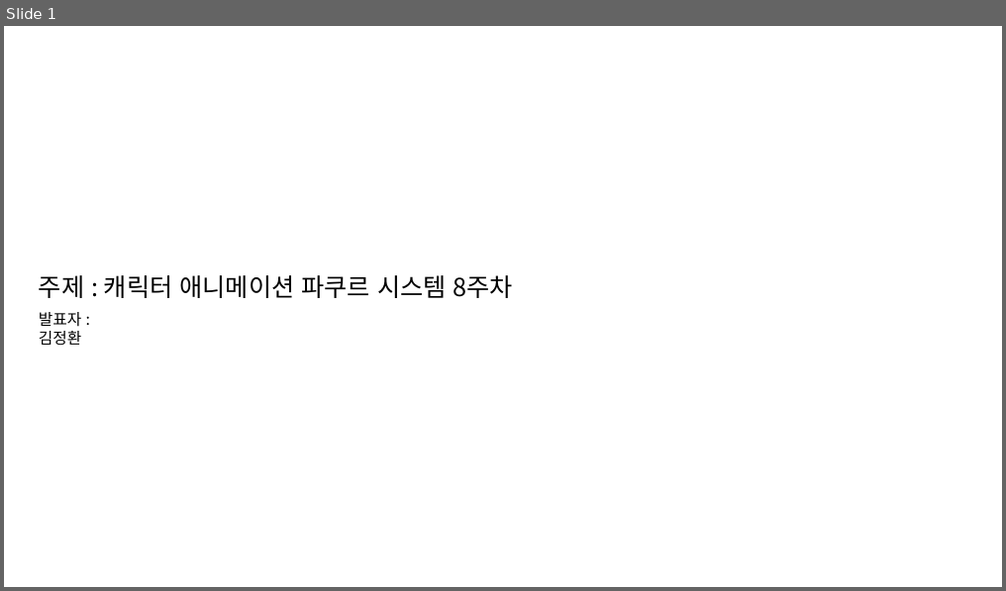
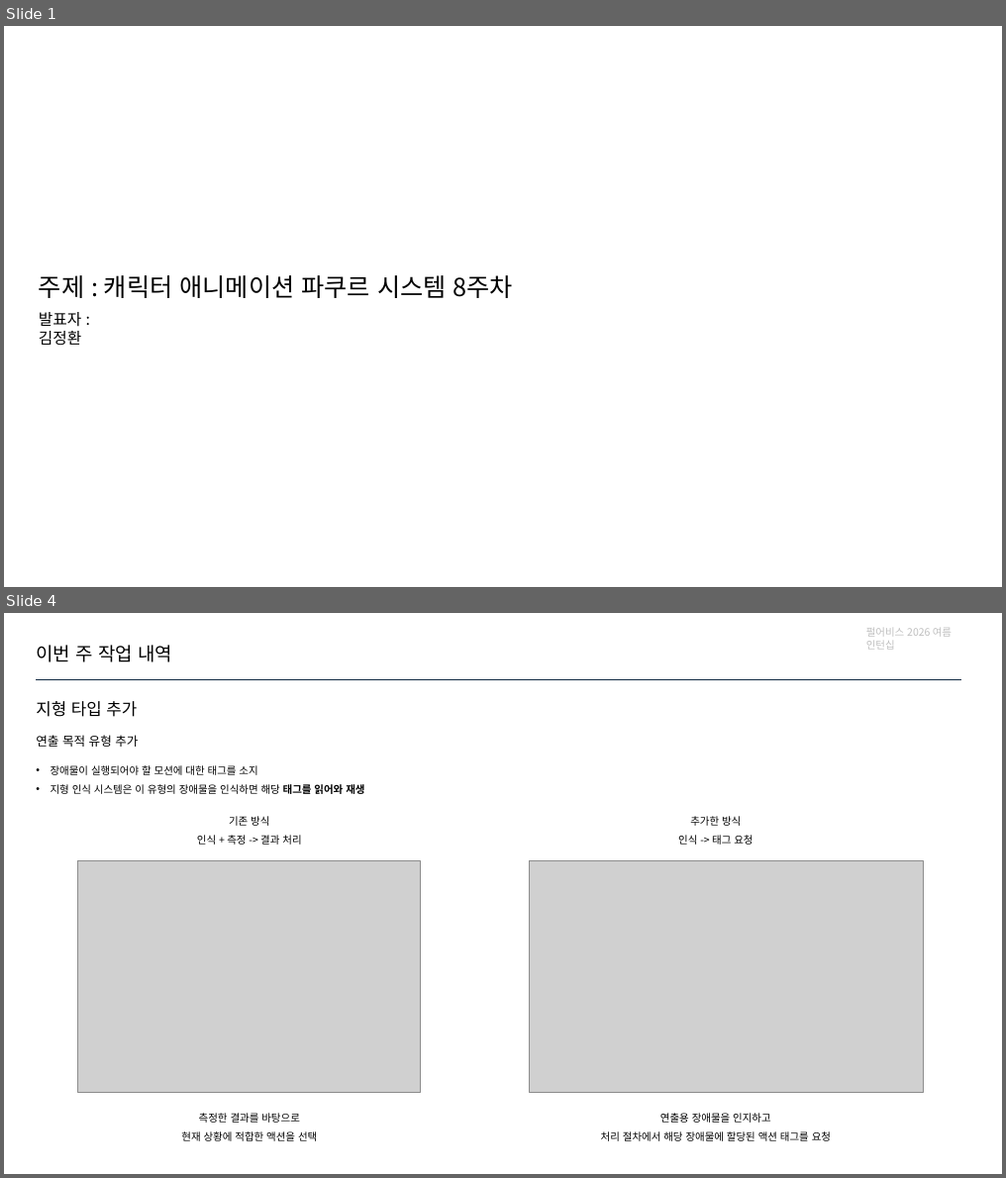
Before and after one commit to jhk0701/PA26-Character-Animation-Parkour, a slide deck: PPT/week8.pptx. Shown one above the other, each under a label of ours: slide 1 before the commit, slides 1 and 4 after it; the slides between them are not shown. The pictures are 1006x591 and 1006x1178 pixels, drawn with LibreOffice and Linux fonts; fonts in the diff are those of the drawing; grey boxes stand for pictures. Boxes give left, top, right and bottom in pixels: in the first picture for what was removed or moved away, otherwise in the second. Text is boxed around its words. In the diff, an @@ line names an element or a change of style, - is before the commit and + after.

Commit message:
Update: 액션 추가

```diff
--- a/PPT/week8.pptx
+++ b/PPT/week8.pptx
@@ slide 4 added at [4, 613, 1002, 1174], background #FFFFFF @@
@@ text added at [866, 628, 951, 650], 10 pt, text #BFBFBF @@
+펄어비스 2026 여름 인턴십
@@ text added at [36, 645, 172, 663], 18 pt, text #000000 @@
+이번 주 작업 내역
@@ text added at [36, 701, 137, 717], 16 pt, text #000000 @@
+지형 타입 추가
@@ line added from (36, 680) to (961, 680), #0E2841 1.5 pt @@
@@ text added at [36, 735, 138, 747], 12 pt, text #000000 @@
+연출 목적 유형 추가
@@ text added at [51, 765, 364, 794], 10 pt, text #000000 @@
+• 장애물이 실행되어야 할 모션에 대한 태그를 소지
+• 지형 인식 시스템은 이 유형의 장애물을 인식하면 해당 태그를 읽어와 재생
@@ text added at [197, 816, 301, 845], 10 pt, text #000000 @@
+기존 방식
+인식 + 측정 -> 결과 처리
@@ text added at [678, 816, 752, 845], 10 pt, text #000000 @@
+추가한 방식
+인식 -> 태그 요청
@@ picture added at [78, 861, 421, 1093] @@
@@ picture added at [530, 861, 924, 1093] @@
@@ text added at [181, 1113, 317, 1142], 10 pt, text #000000 @@
+측정한 결과를 바탕으로
+현재 상황에 적합한 액션을 선택
@@ text added at [601, 1113, 831, 1142], 10 pt, text #000000 @@
+연출용 장애물을 인지하고
+처리 절차에서 해당 장애물에 할당된 액션 태그를 요청
```
Also in this commit, not shown: 4 slides changed, 2 other slides added, 17 other files.
